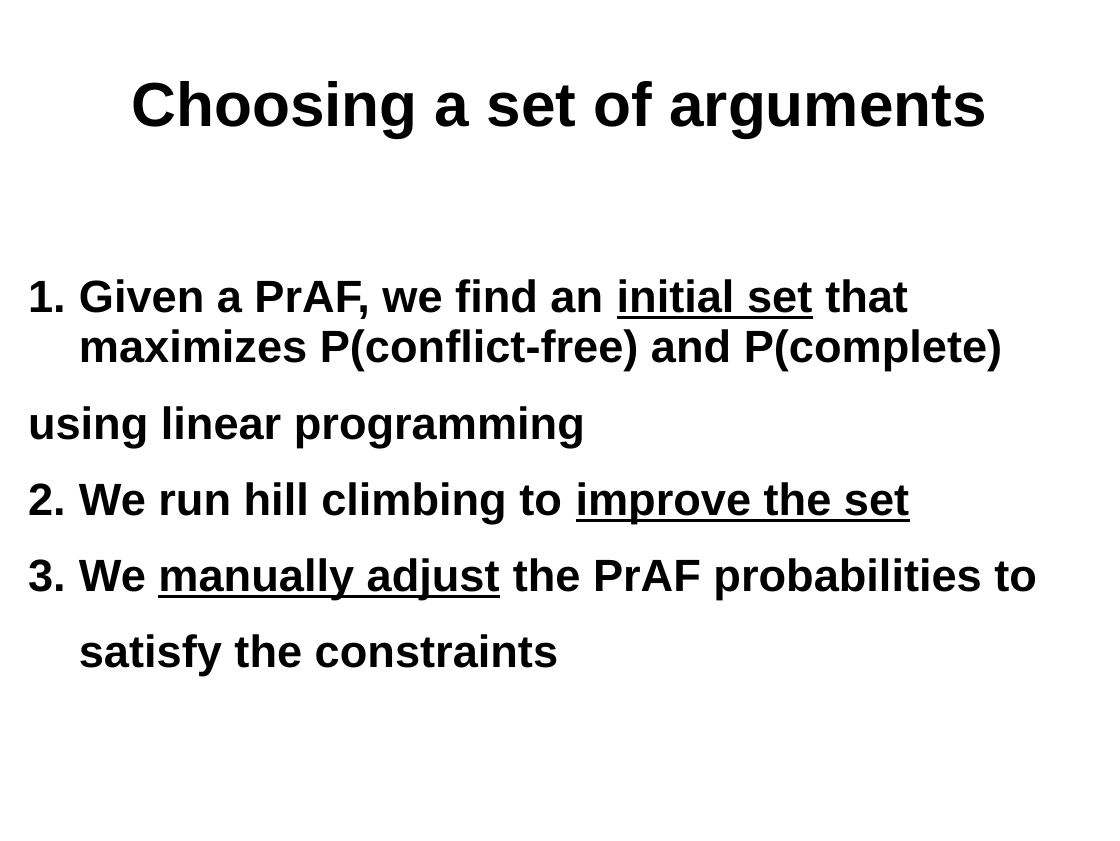
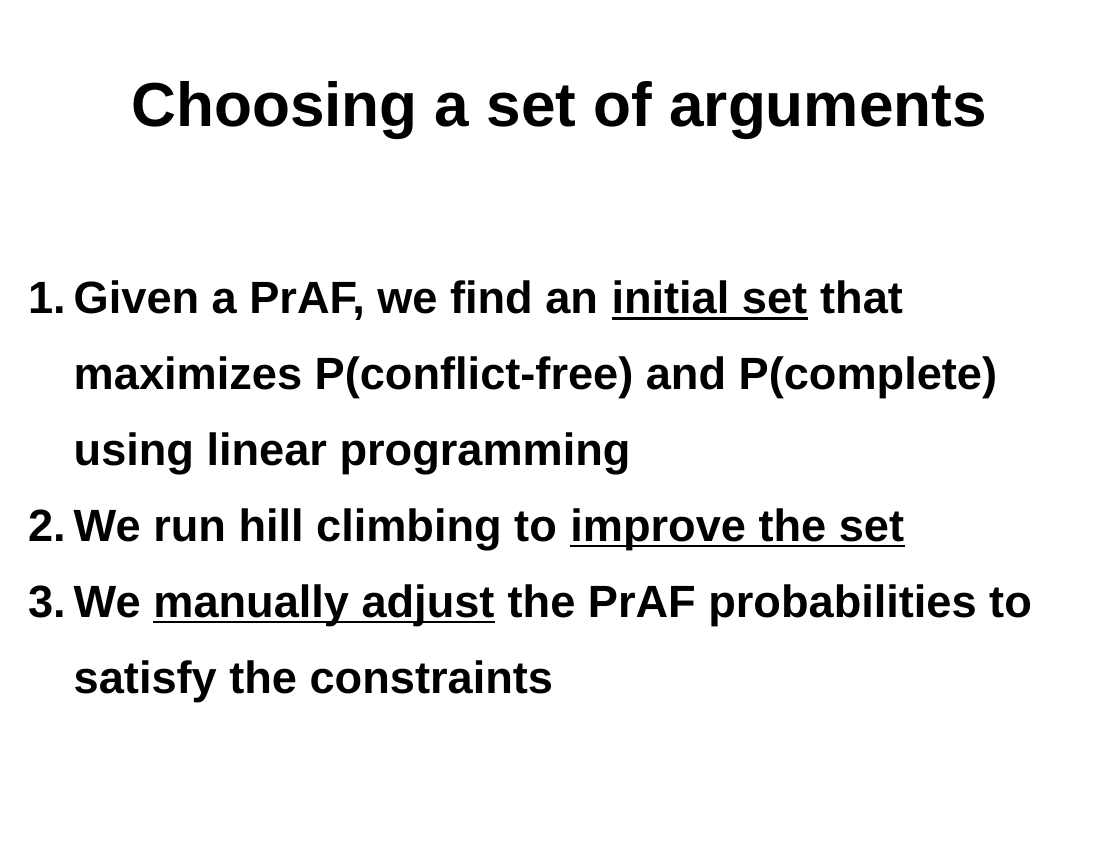
Before and after one commit to lethalman/thesis, a slide deck: slide 19 of doc/summary.ppt. Drawn at 1120x841 pixels with LibreOffice and Linux fonts; fonts in the diff are those of the drawing; background and template pictures are left out. Boxes give left, top, right and bottom in pixels: in the first picture for what was removed or moved away, otherwise in the second. Text is boxed around its words. In the diff, an @@ line names an element or a change of style, - is before the commit and + after.

```diff
--- a/doc/summary.ppt
+++ b/doc/summary.ppt
@@ subtitle at (74,280,997,473): text changed @@
-1. Given a PrAF, we find an initial set that maximizes P(conflict-free) and P(complete)
-using linear programming
+1. Given a PrAF, we find an initial set that maximizes P(conflict-free) and P(complete) using linear programming
@@ subtitle at (74,508,1032,701): indent changed @@
```
Also in this commit, not shown: 5 other slides changed.
